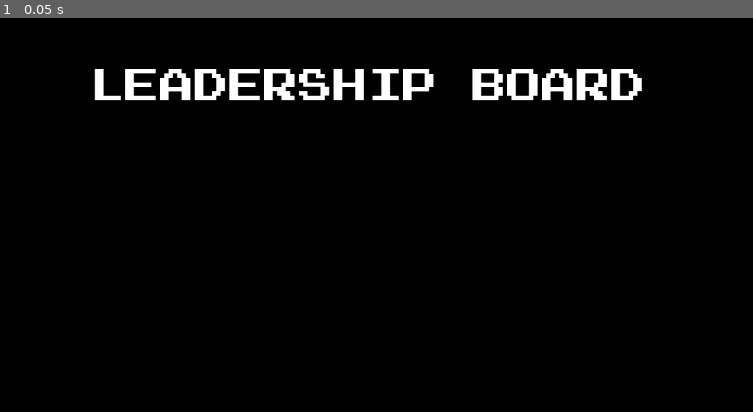
Above: before the commit, frame 1.
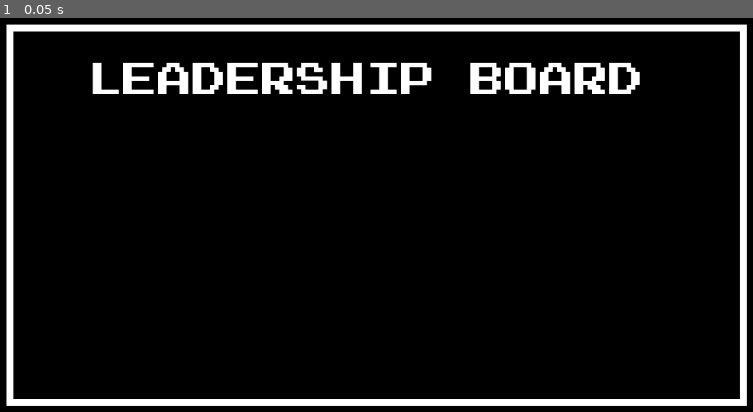
Above: after the commit, the same moment.

Repository: kwrightsk/game-jam-january-2026
Game: Godot game, scene res://leaderboard_screen.tscn
Same seed, same stepped clock (60 frames per second), same inputs: the game is played once before the commit and once after it. This scene is started directly instead of the project's main scene.
Inputs:
- Up to frame 1 (0.05 s): no input

The runs differ from the first frame. In frame 1, 9.4% of the frame differs, in the area x 0-100%, y 1-99%.

Commit message:
added the borders into the leadership board

Diff:
--- a/leaderboard_screen.tscn
+++ b/leaderboard_screen.tscn
@@ -1,6 +1,14 @@
-[gd_scene load_steps=2 format=3 uid="uid://d0nht2hayuw8o"]
+[gd_scene load_steps=3 format=3 uid="uid://d0nht2hayuw8o"]
 
 [ext_resource type="FontFile" uid="uid://boafiido6lxpb" path="res://assets/PressStart2P.ttf" id="1_3o3f0"]
+
+[sub_resource type="StyleBoxFlat" id="StyleBoxFlat_kj02u"]
+bg_color = Color(0.6, 0.6, 0.6, 0)
+border_width_left = 10
+border_width_top = 10
+border_width_right = 10
+border_width_bottom = 10
+border_color = Color(1, 1, 1, 1)
 
 [node name="LeaderboardScreen" type="Node2D"]
 
@@ -14,13 +22,25 @@
 grow_vertical = 2
 color = Color(0, 0, 0, 1)
 
+[node name="Panel" type="Panel" parent="CanvasLayer"]
+anchors_preset = -1
+anchor_left = -3.412
+anchor_top = -2.669
+anchor_right = -3.412
+anchor_bottom = -2.669
+offset_left = 3971.62
+offset_top = 1773.51
+offset_right = 5037.62
+offset_bottom = 2322.51
+theme_override_styles/panel = SubResource("StyleBoxFlat_kj02u")
+
 [node name="Title" type="Label" parent="CanvasLayer"]
 anchors_preset = 10
 anchor_right = 1.0
-offset_left = 162.0
-offset_top = 109.0
-offset_right = -190.0
-offset_bottom = 160.0
+offset_left = 159.0
+offset_top = 100.0
+offset_right = -193.0
+offset_bottom = 151.0
 grow_horizontal = 2
 pivot_offset = Vector2(60, 60)
 theme_override_colors/font_color = Color(1, 1, 1, 1)
